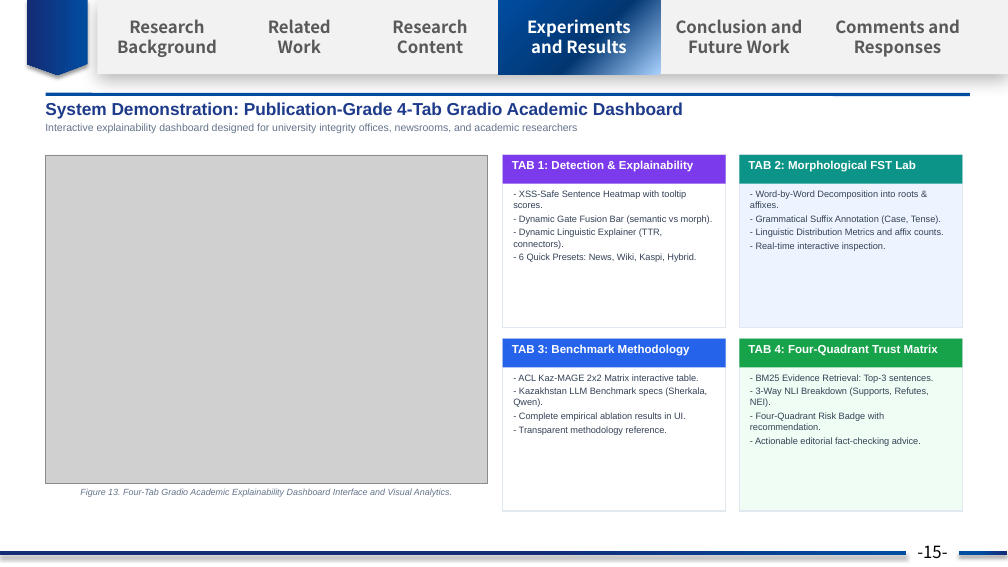
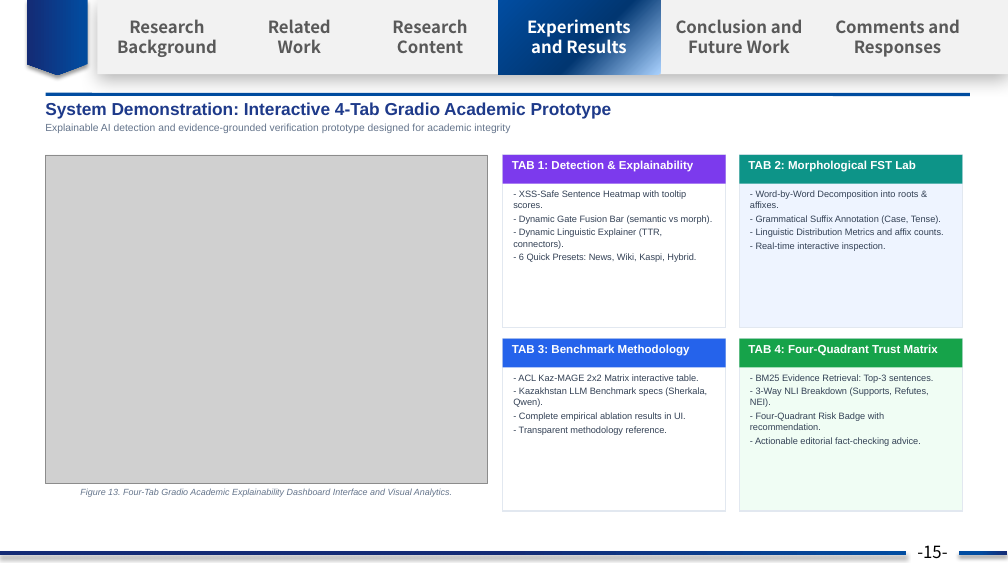
Before and after one commit to nKa1i/kazakh-ai-text-detection, a slide deck: slide 17 of Kazakh_AI_Detection_Thesis_Progress_Prof_Guo.pptx. Drawn at 1008x567 pixels with LibreOffice and Linux fonts; fonts in the diff are those of the drawing; grey boxes stand for pictures; background and template pictures are left out. Boxes give left, top, right and bottom in pixels: in the first picture for what was removed or moved away, otherwise in the second. Text is boxed around its words. In the diff, an @@ line names an element or a change of style, - is before the commit and + after.

```diff
--- a/Kazakh_AI_Detection_Thesis_Progress_Prof_Guo.pptx
+++ b/Kazakh_AI_Detection_Thesis_Progress_Prof_Guo.pptx
@@ text at box(45, 102, 612, 133): text changed; size 10 to 9.8 pt @@
-System Demonstration: Publication-Grade 4-Tab Gradio Academic Dashboard
-Interactive explainability dashboard designed for university integrity offices, newsrooms, and academic researchers
+System Demonstration: Interactive 4-Tab Gradio Academic Prototype
+Explainable AI detection and evidence-grounded verification prototype designed for academic integrity
```
Also in this commit, not shown: 17 other slides changed, 10 other files.
